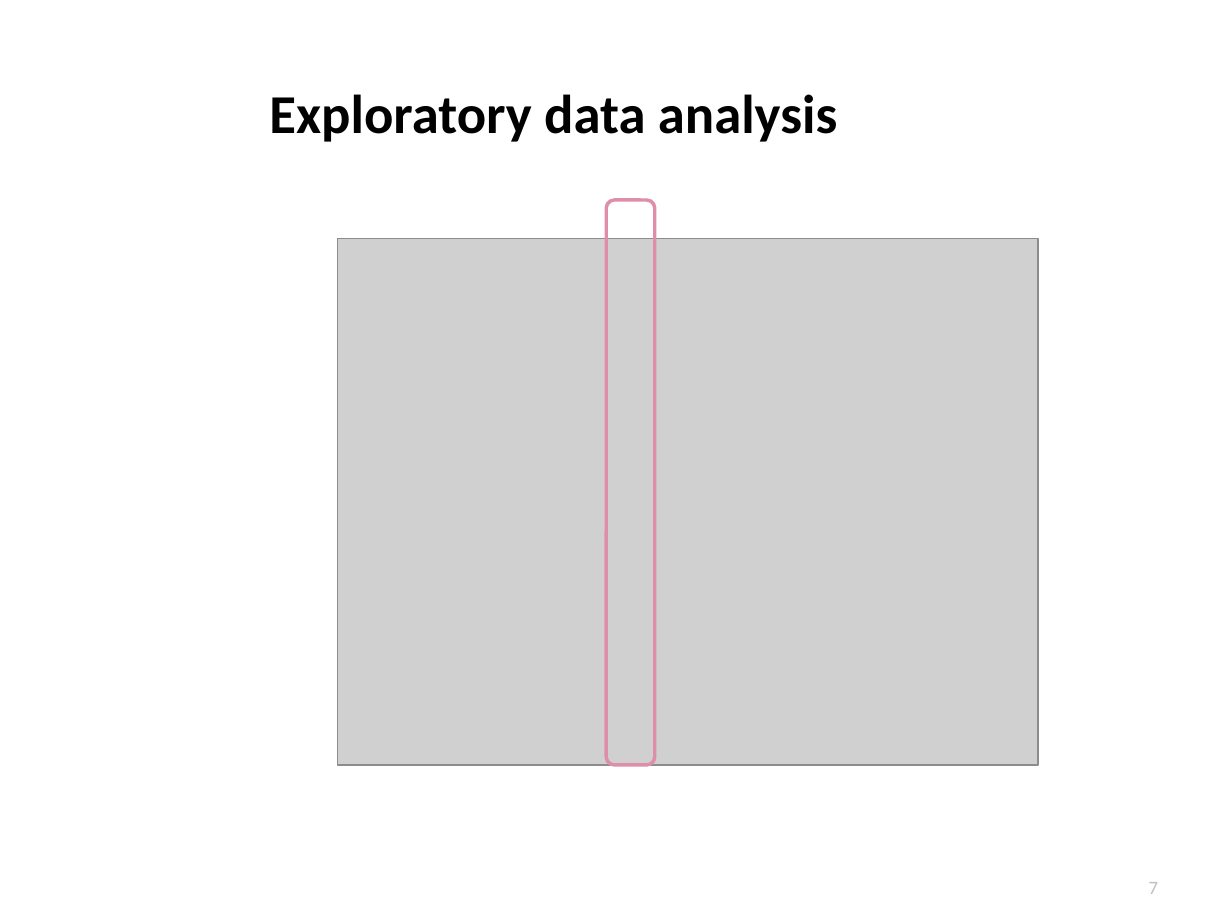
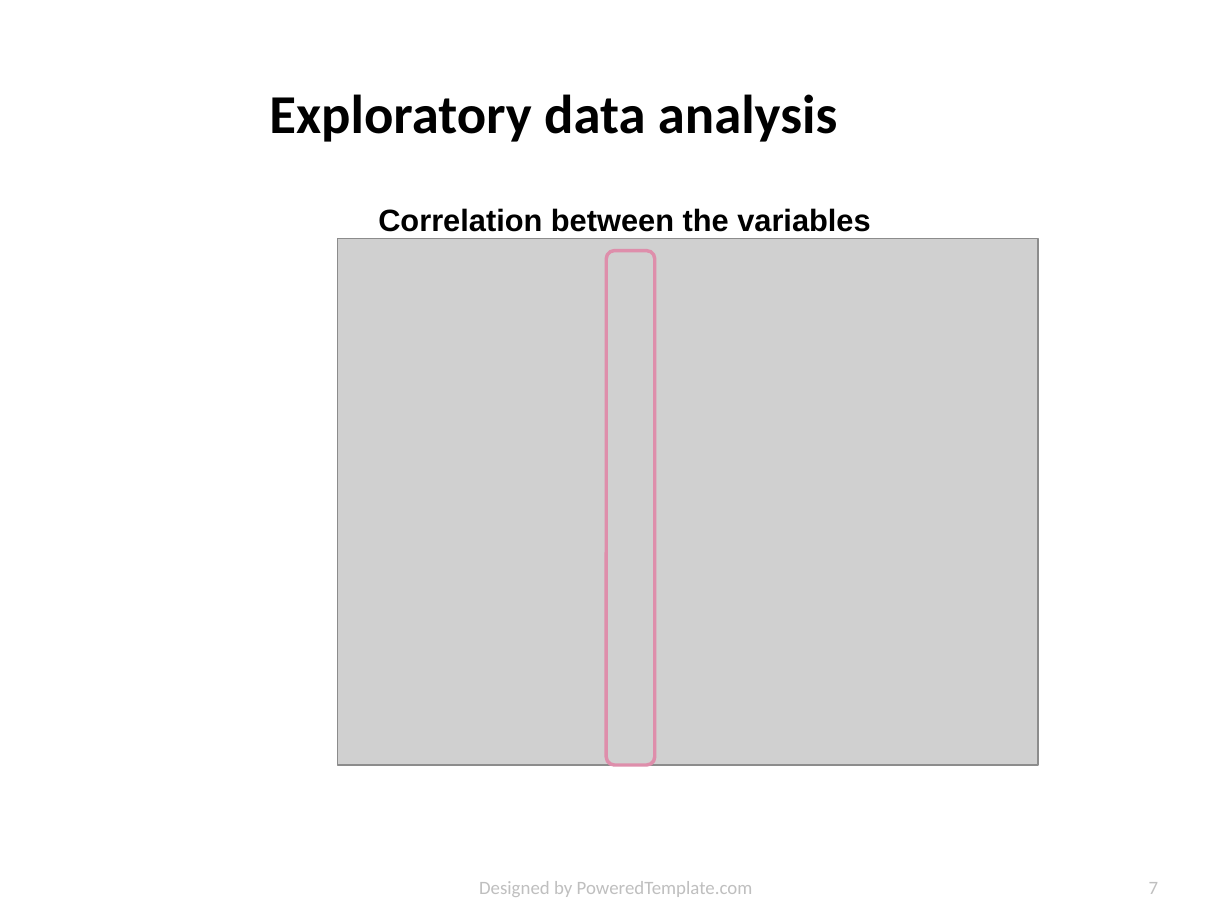
Before and after one commit to argv1/1st-small-EDA, a slide deck: slide 7 of slides/King_County_EDA.pptx. Drawn at 1232x924 pixels with LibreOffice and Linux fonts; fonts in the diff are those of the drawing; grey boxes stand for pictures; background and template pictures are left out. Boxes give left, top, right and bottom in pixels: in the first picture for what was removed or moved away, otherwise in the second. Text is boxed around its words. In the diff, an @@ line names an element or a change of style, - is before the commit and + after.

```diff
--- a/slides/King_County_EDA.pptx
+++ b/slides/King_County_EDA.pptx
@@ text added at (378, 208, 870, 232), 18 pt, text #000000, bold @@
+Correlation between the variables
@@ rounded rectangle: place and size @@
-rounded rectangle at (606, 200, 654, 765)
+rounded rectangle at (606, 250, 654, 765)
@@ text added at (479, 881, 753, 897), 11 pt, text #BFBFBF @@
+Designed by PoweredTemplate.com
```
Also in this commit, not shown: 11 other slides changed, 1 other file.
